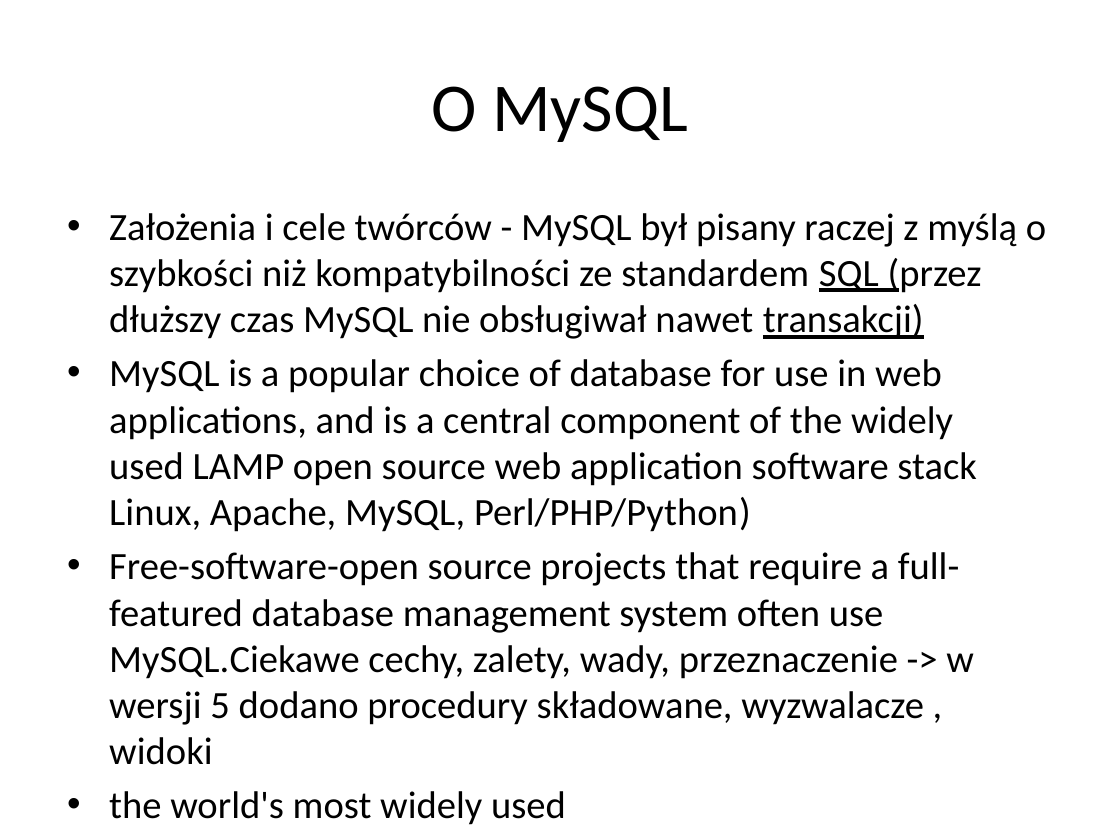
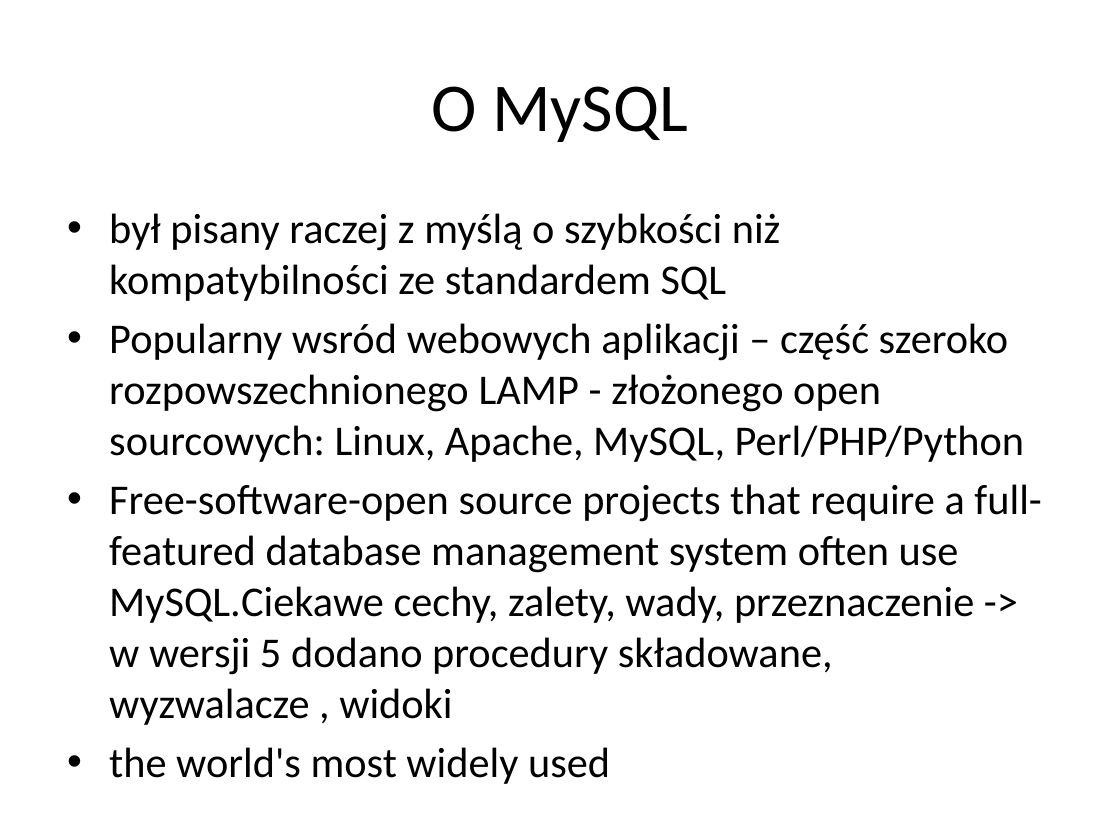
Before and after one commit to alicjasalamon/DB2, a slide deck: slide 2 of MySQL + Hibernate.pptx. Drawn at 1120x840 pixels with LibreOffice and Linux fonts; fonts in the diff are those of the drawing. Boxes give left, top, right and bottom in pixels: in the first picture for what was removed or moved away, otherwise in the second. Text is boxed around its words. In the diff, an @@ line names an element or a change of style, - is before the commit and + after.

Commit message:
presentation

```diff
--- a/MySQL + Hibernate.pptx
+++ b/MySQL + Hibernate.pptx
@@ text at [109, 213, 1025, 462]: text changed; size 24.8 to 27.2 pt @@
-• Założenia i cele twórców - MySQL był pisany raczej z myślą o szybkości niż kompatybilności ze standardem SQL (przez dłuższy czas MySQL nie obsługiwał nawet transakcji)
-• MySQL is a popular choice of database for use in web applications, and is a central component of the widely used LAMP open source web application software stack Linux, Apache, MySQL, Perl/PHP/Python)
+• był pisany raczej z myślą o szybkości niż kompatybilności ze standardem SQL
+• Popularny wsród webowych aplikacji – część szeroko rozpowszechnionego LAMP - złożonego open sourcowych: Linux, Apache, MySQL, Perl/PHP/Python
@@ text at [109, 484, 1041, 725]: size 24.8 to 27.2 pt in "Free-software-open source projects that require a full-featu ...", "the world's most widely used" @@
```
Also in this commit, not shown: 2 other slides changed, 5 slides added, 1 slide removed, 3 other files.
